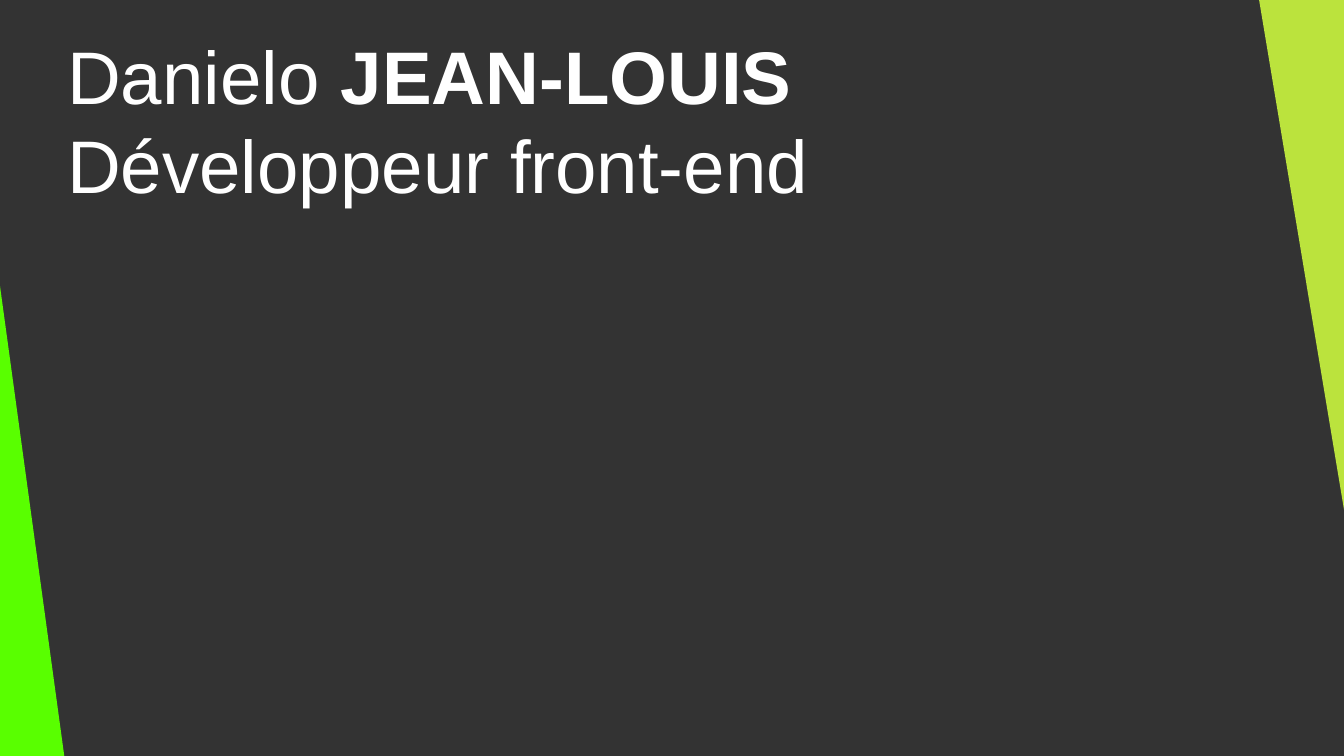
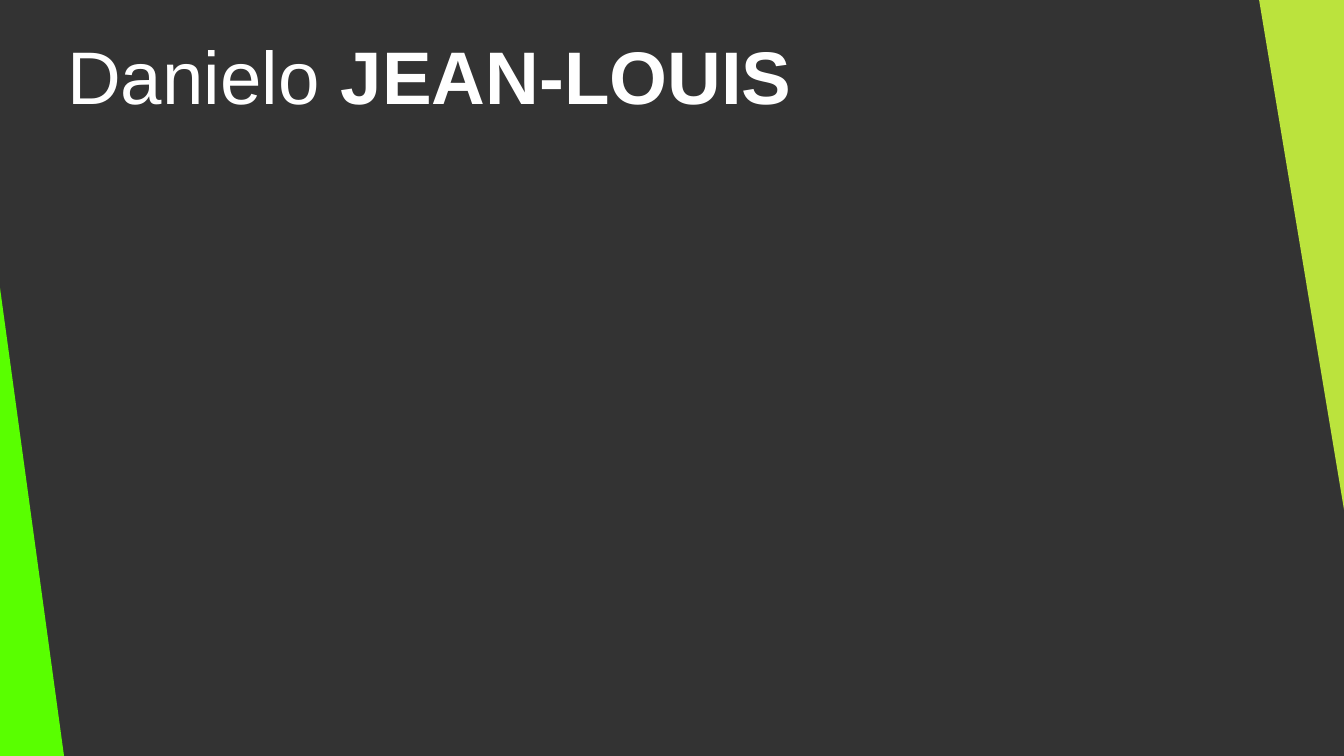
Before and after one commit to DanYellow/cours, a slide deck: slide 2 of big-data-s4/travaux-pratiques/numero-6/presentation.odp. Drawn at 1344x756 pixels with LibreOffice and Linux fonts; fonts in the diff are those of the drawing. Boxes give left, top, right and bottom in pixels: in the first picture for what was removed or moved away, otherwise in the second. Text is boxed around its words. In the diff, an @@ line names an element or a change of style, - is before the commit and + after.

```diff
--- a/big-data-s4/travaux-pratiques/numero-6/presentation.odp
+++ b/big-data-s4/travaux-pratiques/numero-6/presentation.odp
@@ subtitle at (67,138,808,207): paragraph removed @@
-Développeur front-end
```
Also in this commit, not shown: 27 other slides changed, 2 slides added, 5 other files.
